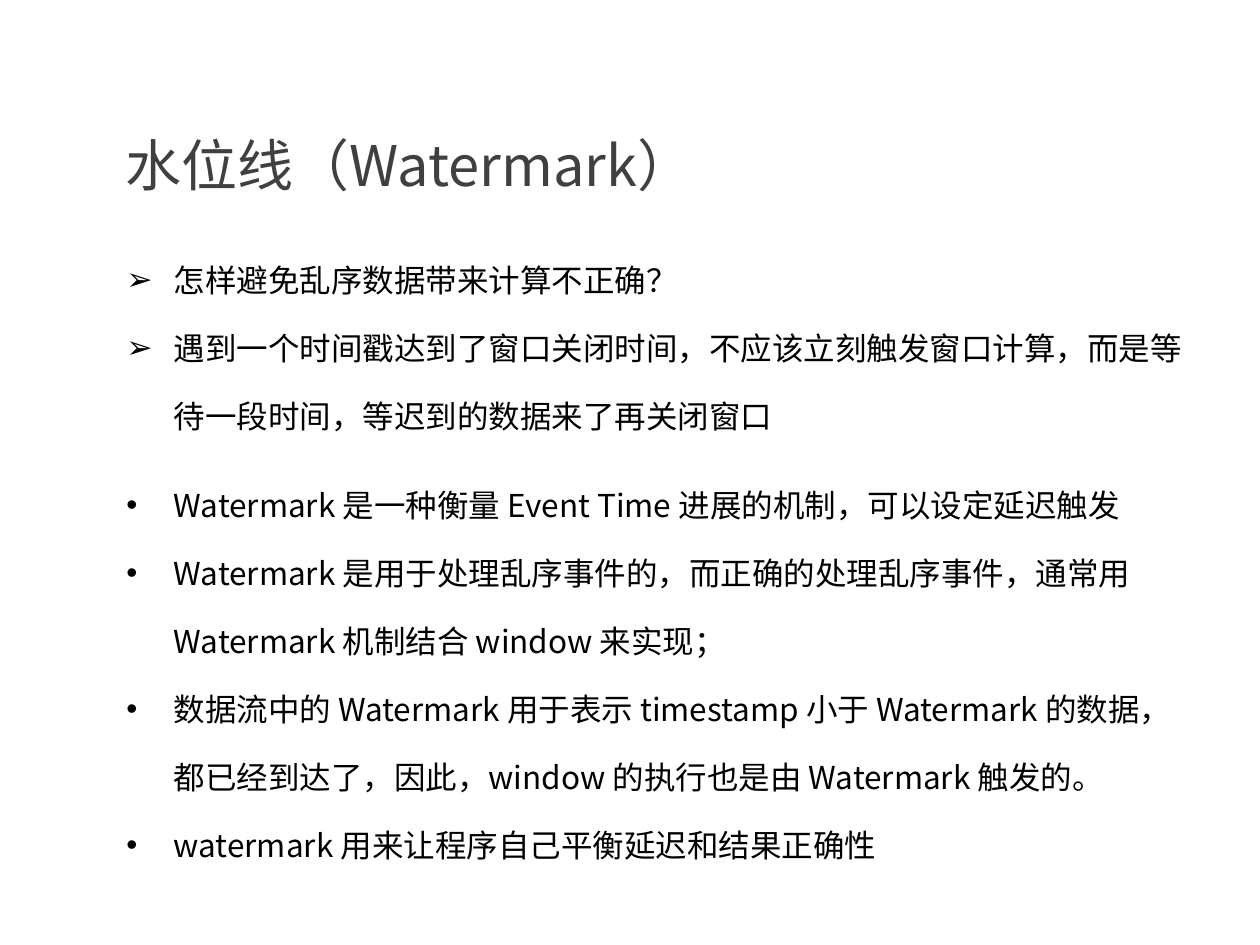
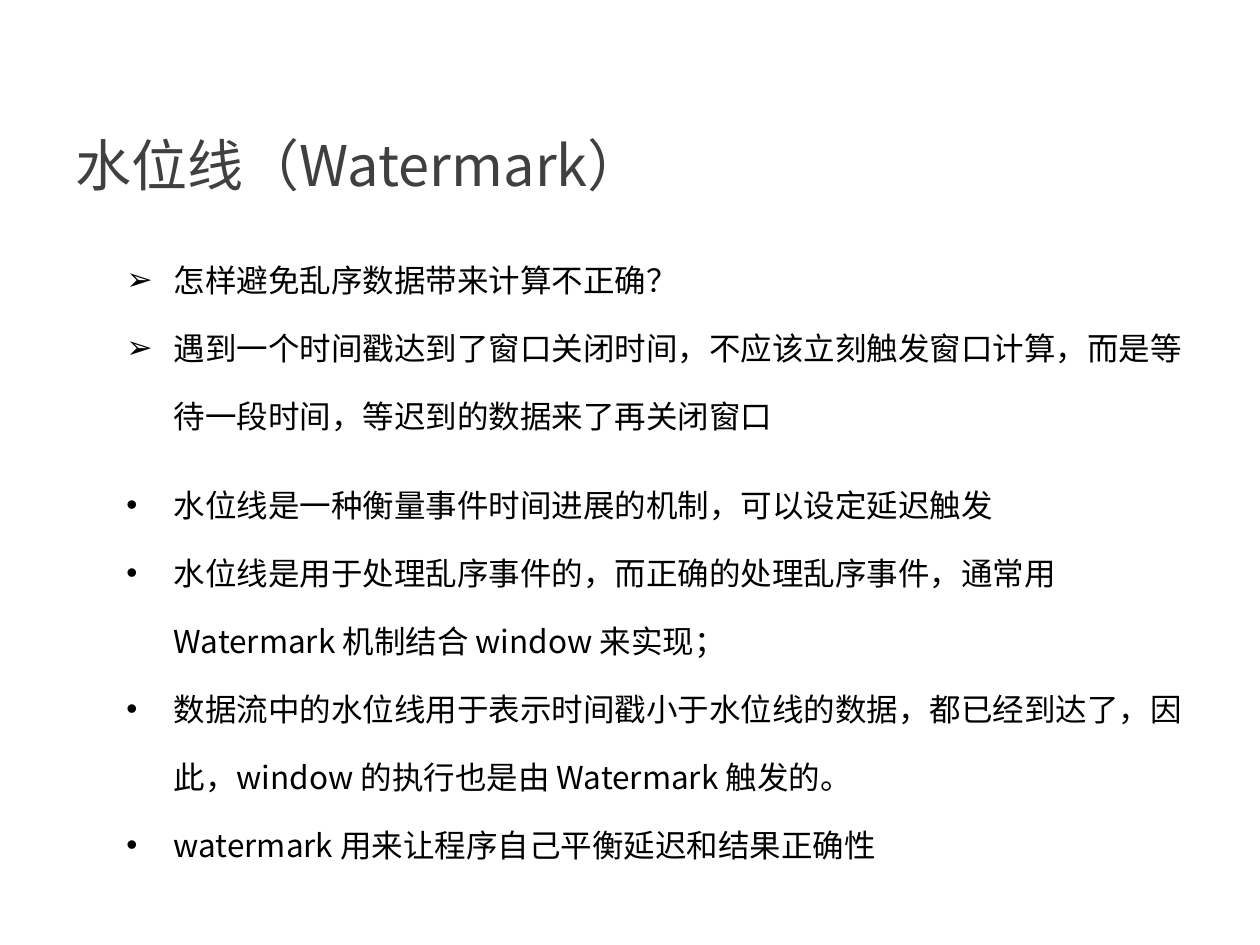
Before and after one commit to confucianzuoyuan/flink-tutorial, a slide deck: slide 8 of slides/4_Flink中的时间语义和watermark.pptx. Drawn at 1260x945 pixels with LibreOffice and Linux fonts; fonts in the diff are those of the drawing; background and template pictures are left out. Boxes give left, top, right and bottom in pixels: in the first picture for what was removed or moved away, otherwise in the second. Text is boxed around its words. In the diff, an @@ line names an element or a change of style, - is before the commit and + after.

```diff
--- a/slides/4_Flink中的时间语义和watermark.pptx
+++ b/slides/4_Flink中的时间语义和watermark.pptx
@@ text "水位线（Watermark）" at bbox=[75, 138, 644, 191]: indent changed @@
@@ text at bbox=[174, 265, 1182, 860]: indent changed @@
@@ text at bbox=[174, 490, 1182, 792]: text changed @@
-• Watermark 是一种衡量 Event Time 进展的机制，可以设定延迟触发
-• Watermark 是用于处理乱序事件的，而正确的处理乱序事件，通常用Watermark 机制结合 window 来实现；
-• 数据流中的 Watermark 用于表示 timestamp 小于 Watermark 的数据，都已经到达了，因此，window 的执行也是由 Watermark 触发的。
+• 水位线是一种衡量事件时间进展的机制，可以设定延迟触发
+• 水位线是用于处理乱序事件的，而正确的处理乱序事件，通常用Watermark 机制结合 window 来实现；
+• 数据流中的水位线用于表示时间戳小于水位线的数据，都已经到达了，因此，window 的执行也是由 Watermark 触发的。
```
Also in this commit, not shown: 13 other slides changed, 1 slide added, 3 other files.
